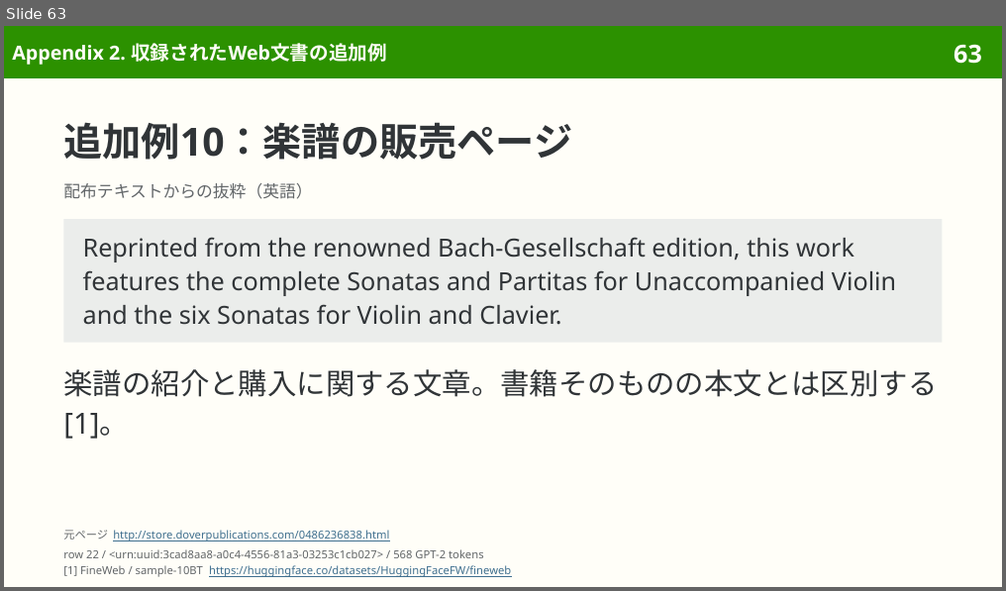
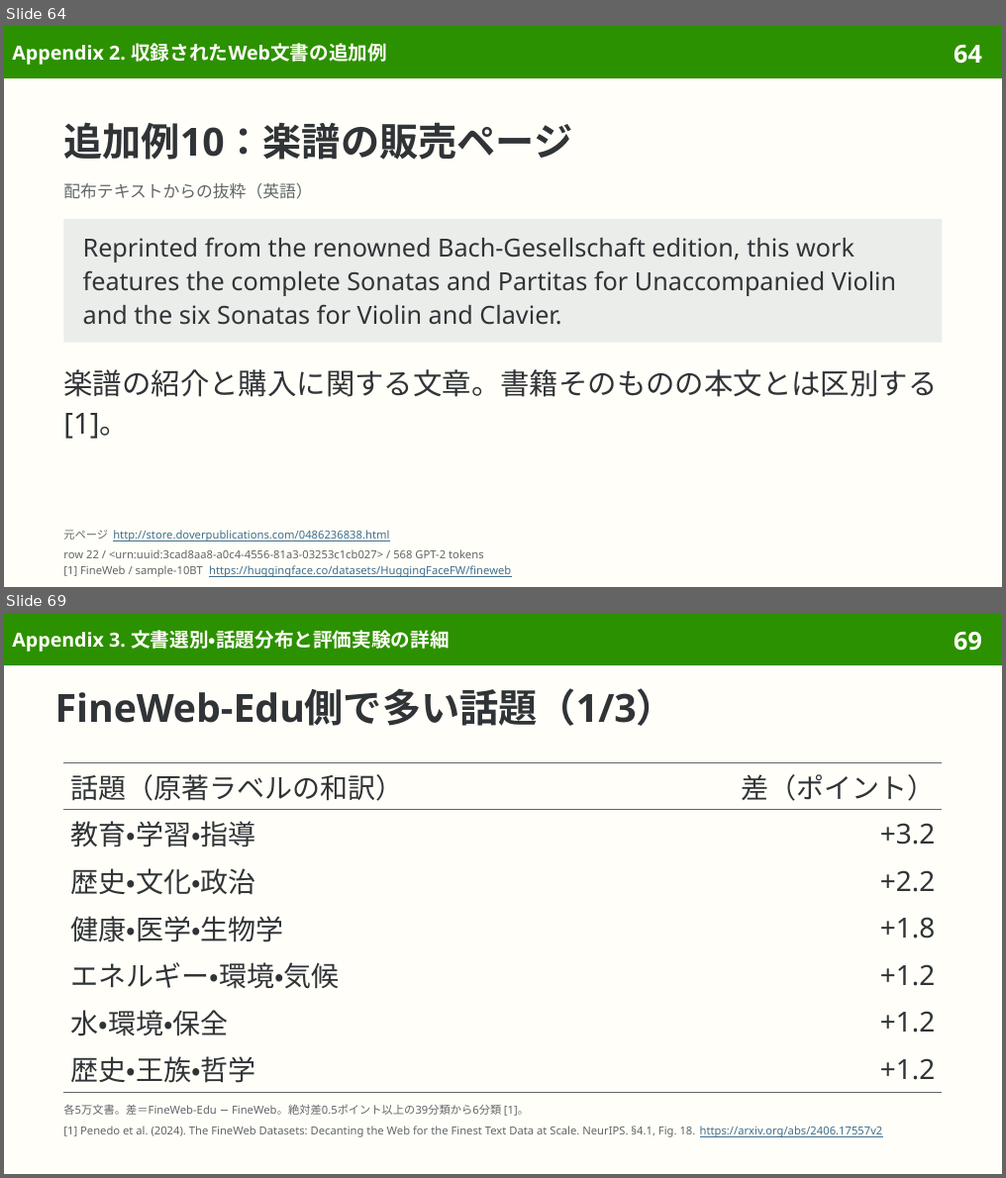
Before and after one commit to sasakiy84/datasets-in-10-minutes, a slide deck: slides/datasets-in-10-minutes-fineweb.pptx. Shown one above the other, each under a label of ours: slide 63 before the commit, slides 64 and 69 after it; the slides between them are not shown. The pictures are 1006x591 and 1006x1178 pixels, drawn with LibreOffice and Linux fonts; fonts in the diff are those of the drawing. Boxes give left, top, right and bottom in pixels: in the first picture for what was removed or moved away, otherwise in the second. Text is boxed around its words. In the diff, an @@ line names an element or a change of style, - is before the commit and + after.

Commit message:
Add published FineWeb topic shifts and broaden overview guidance

```diff
--- a/slides/datasets-in-10-minutes-fineweb.pptx
+++ b/slides/datasets-in-10-minutes-fineweb.pptx
@@ slide 69 added at (4,613,1002,1174), background #FFFEF8; not listed: 2 template elements that a slide beside it also shows @@
@@ title added at (12,630,450,652), 14 pt, text #FFFEF8, bold @@
+Appendix 3. 文書選別・話題分布と評価実験の詳細
@@ title added at (55,688,675,726), 28 pt, text #303437, bold @@
+FineWeb-Edu側で多い話題（1/3）
@@ table added at (63,762,943,1093), 7 rows, 2 columns @@
+話題（原著ラベルの和訳） | 差（ポイント）
+教育・学習・指導 | +3.2
+歴史・文化・政治 | +2.2
+健康・医学・生物学 | +1.8
+エネルギー・環境・気候 | +1.2
+水・環境・保全 | +1.2
+歴史・王族・哲学 | +1.2
@@ text added at (63,1104,529,1116), 8 pt, text #626669 @@
+各5万文書。差＝FineWeb-Edu − FineWeb。絶対差0.5ポイント以上の39分類から6分類 [1]。
@@ text added at (63,1126,696,1138), 8 pt, text #626669 @@
+[1] Penedo et al. (2024). The FineWeb Datasets: Decanting the Web for the Finest Text Data at Scale. NeurIPS. §4.1, Fig. 18.
@@ text added at (700,1126,883,1138), 8 pt, text #3F6F8F, underline @@
+https://arxiv.org/abs/2406.17557v2
@@ what was slide 63 is now slide 64 @@
@@ page number at (953,45,982,64): text changed @@
-63
+64
```
Also in this commit, not shown: 17 slides changed, 7 other slides added, 5 other files.
